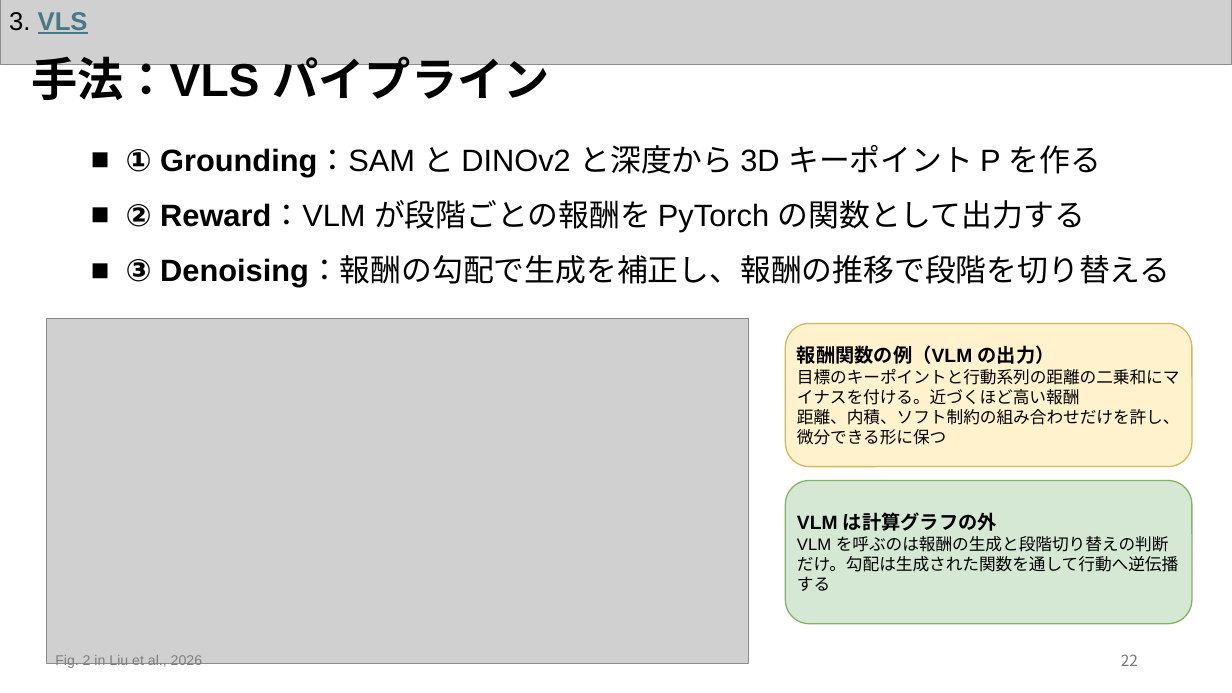
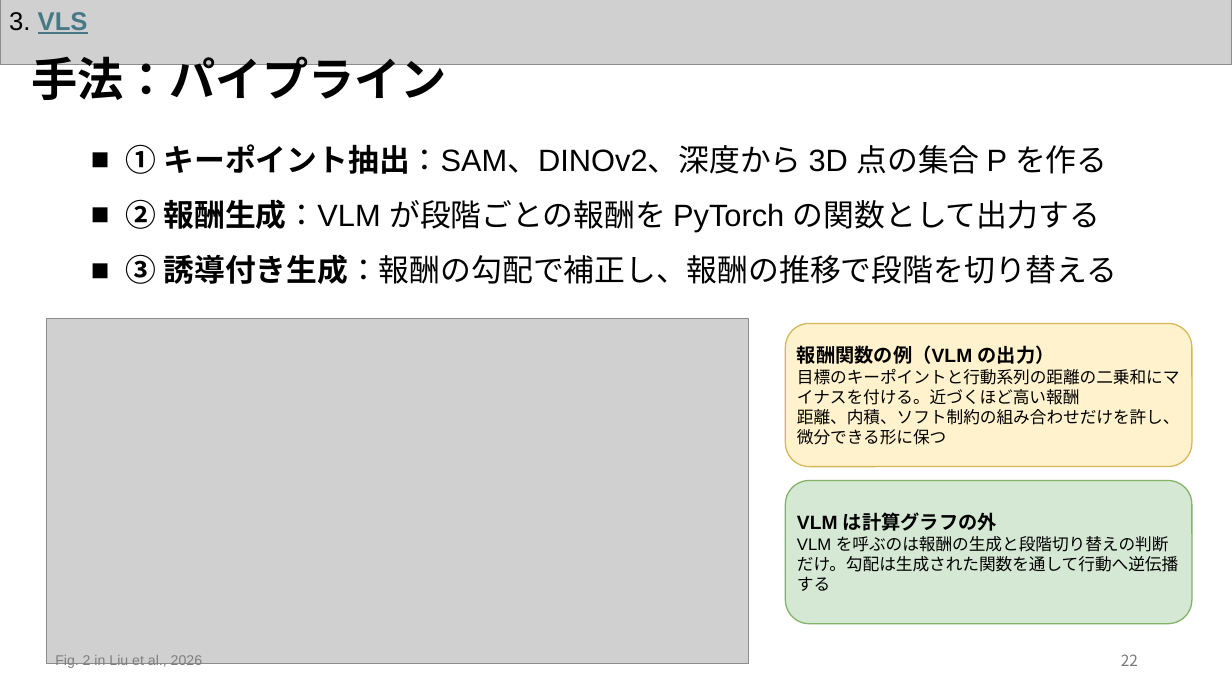
Before and after one commit to Azuma413/PaperPresentationSlides, a slide deck: slide 23 of 20261105_KaneyoshiHiratsuka_SurveySlide.pptx. Drawn at 1232x693 pixels with LibreOffice and Linux fonts; fonts in the diff are those of the drawing; grey boxes stand for pictures. Boxes give left, top, right and bottom in pixels: in the first picture for what was removed or moved away, otherwise in the second. Text is boxed around its words. In the diff, an @@ line names an element or a change of style, - is before the commit and + after.

```diff
--- a/20261105_KaneyoshiHiratsuka_SurveySlide.pptx
+++ b/20261105_KaneyoshiHiratsuka_SurveySlide.pptx
@@ text at <box>31,49,447,100</box>: text changed @@
-手法：VLS パイプライン
+手法：パイプライン
@@ text at <box>126,144,1117,284</box>: text changed @@
-■ ① Grounding：SAM と DINOv2 と深度から 3D キーポイント P を作る
-■ ② Reward：VLM が段階ごとの報酬を PyTorch の関数として出力する
-■ ③ Denoising：報酬の勾配で生成を補正し、報酬の推移で段階を切り替える
+■ ① キーポイント抽出：SAM、DINOv2、深度から 3D 点の集合 P を作る
+■ ② 報酬生成：VLM が段階ごとの報酬を PyTorch の関数として出力する
+■ ③ 誘導付き生成：報酬の勾配で補正し、報酬の推移で段階を切り替える
```
Also in this commit, not shown: 21 other slides changed, 3 other files.
